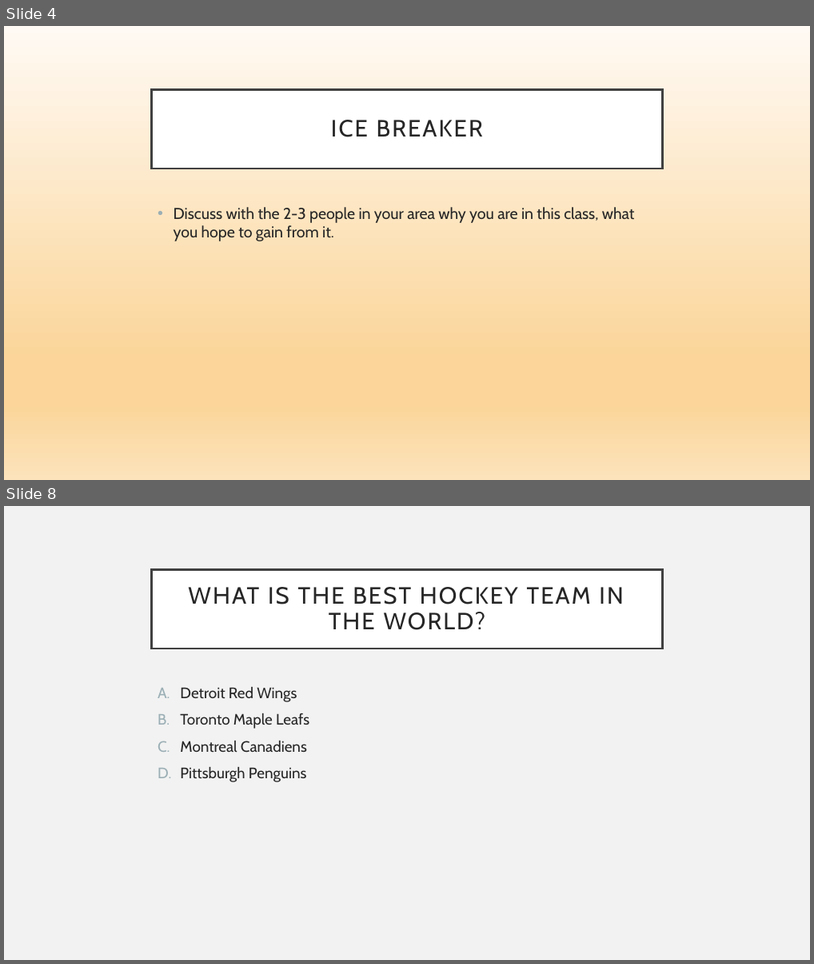
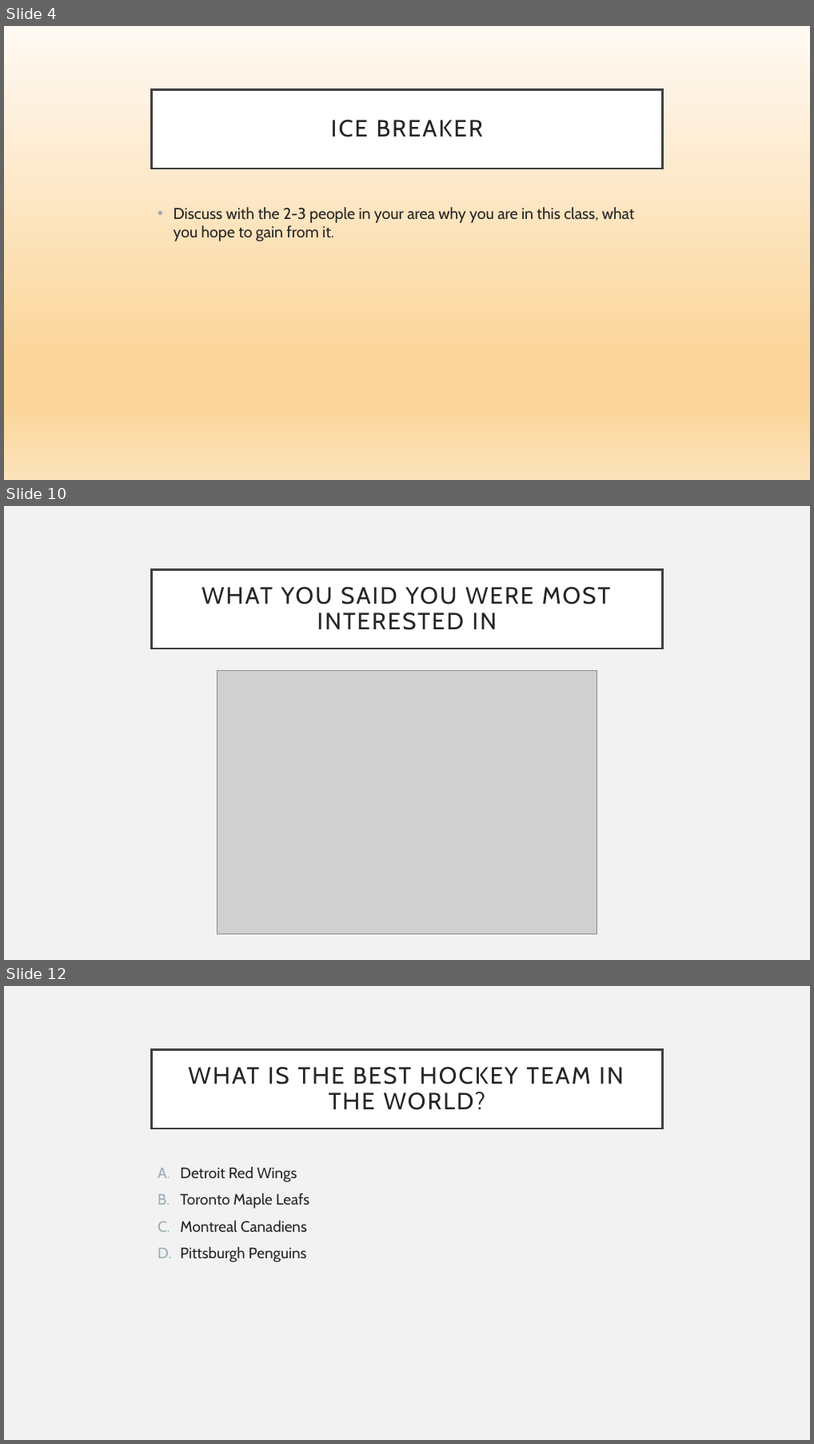
Before and after one commit to detricksnyder/TeachingLectures, a slide deck: Michigan/PUBLHLTH403/Lecture 1- Syllabus Review.pptx. Shown one above the other, each under a label of ours: slides 4 and 8 before the commit, slides 4, 10 and 12 after it; the slides between them are not shown. The pictures are 814x964 and 814x1444 pixels, drawn with LibreOffice and Linux fonts; fonts in the diff are those of the drawing; grey boxes stand for pictures. Boxes give left, top, right and bottom in pixels: in the first picture for what was removed or moved away, otherwise in the second. Text is boxed around its words. In the diff, an @@ line names an element or a change of style, - is before the commit and + after.

```diff
--- a/Michigan/PUBLHLTH403/Lecture 1- Syllabus Review.pptx
+++ b/Michigan/PUBLHLTH403/Lecture 1- Syllabus Review.pptx
@@ slide 10 added at box(4, 506, 810, 960), background #F2F2F2 @@
@@ title added at box(152, 569, 662, 648), fill #FFFFFF, outline #404040 2.5 pt, 28 pt, text #262626 @@
+WHAT YOU SAID YOU WERE MOST INTERESTED IN
@@ picture added at box(218, 670, 598, 934) @@
@@ what was slide 8 is now slide 12 @@
```
Also in this commit, not shown: 5 slides changed, 4 other slides added, 1 other file.
